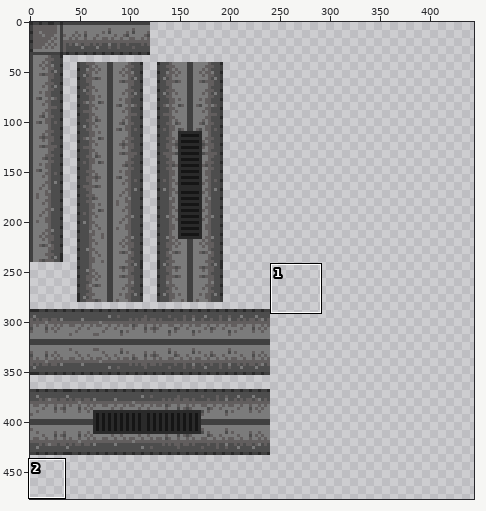
Sprite sheet: scenary/sprites/detail_texture.png. Above: a wide view before the commit, with the close-up outlined.
Close-up. Earlier state:
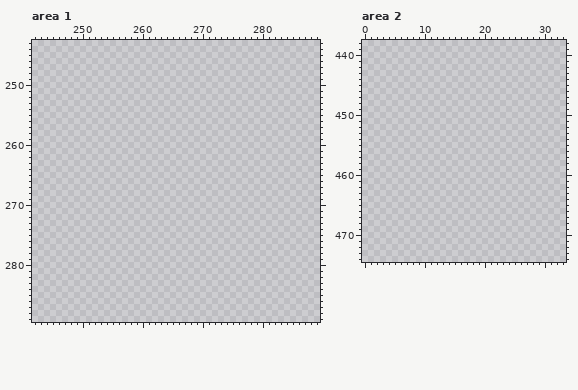
The file is 480x480 pixels. Shown: area 1: x 242..289, y 243..289; area 2: x 0..33, y 438..474. The wide view leaves out empty margins. The commit also changed other parts of the picture, which this record leaves out.
After the commit:
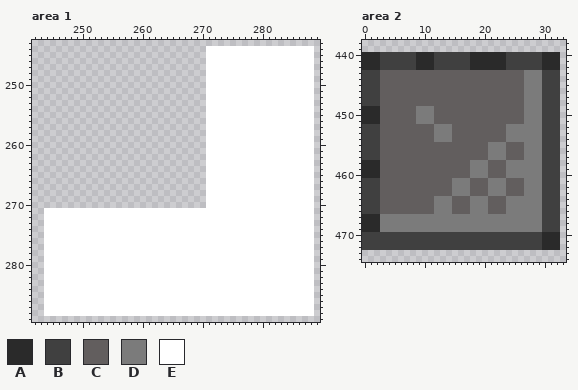
Palette (. is transparent): A #2a2a2a  B #404040  C #625e5e  D #7b7b7b  E #ffffff
Edits made:
Area 1:
There is now colour E in rows 244 to 270 at x 271 to 288; in rows 271 to 288 at x 244 to 288.
Area 2:
There is now colour A in rows 440 to 442 at x 0 to 2, 9 to 11, 18 to 23 and 30 to 32; in rows 449 to 451 at x 0 to 2; in rows 458 to 460 at x 0 to 2; in rows 467 to 469 at x 0 to 2; in rows 470 to 472 at x 30 to 32.
There is now colour B in rows 440 to 442 at x 3 to 8, 12 to 17 and 24 to 29; in rows 443 to 448 at x 0 to 2 and 30 to 32; in rows 449 to 451 at x 30 to 32; in rows 452 to 457 at x 0 to 2 and 30 to 32; in rows 458 to 460 at x 30 to 32; in rows 461 to 466 at x 0 to 2 and 30 to 32.
There is now colour B in rows 467 to 469 at x 30 to 32; in rows 470 to 472 at x 0 to 29.
There is now colour C in rows 443 to 448 at x 3 to 26; in rows 449 to 451 at x 3 to 8 and 12 to 26; in rows 452 to 454 at x 3 to 11 and 15 to 23; in rows 455 to 457 at x 3 to 20 and 24 to 26; in rows 458 to 460 at x 3 to 17 and 21 to 23; in rows 461 to 463 at x 3 to 14, 18 to 20 and 24 to 26.
There is now colour C in rows 464 to 466 at x 3 to 11, 15 to 17 and 21 to 23.
There is now colour D in rows 443 to 448 at x 27 to 29; in rows 449 to 451 at x 9 to 11 and 27 to 29; in rows 452 to 454 at x 12 to 14 and 24 to 29; in rows 455 to 457 at x 21 to 23 and 27 to 29; in rows 458 to 460 at x 18 to 20 and 24 to 29; in rows 461 to 463 at x 15 to 17, 21 to 23 and 27 to 29.
There is now colour D in rows 464 to 466 at x 12 to 14, 18 to 20 and 24 to 29; in rows 467 to 469 at x 3 to 29.
